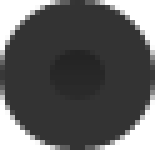
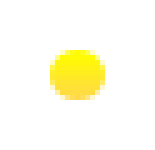
Layered file, before and after one edit (w=155, h=150). Changes by layer:
added layer "Shape 2 copy" above "Shape 2" over [50, 50, 105, 100]
hid "Shape 2" over [50, 50, 105, 100]
hid "Shape 1" over [0, 0, 155, 150]
